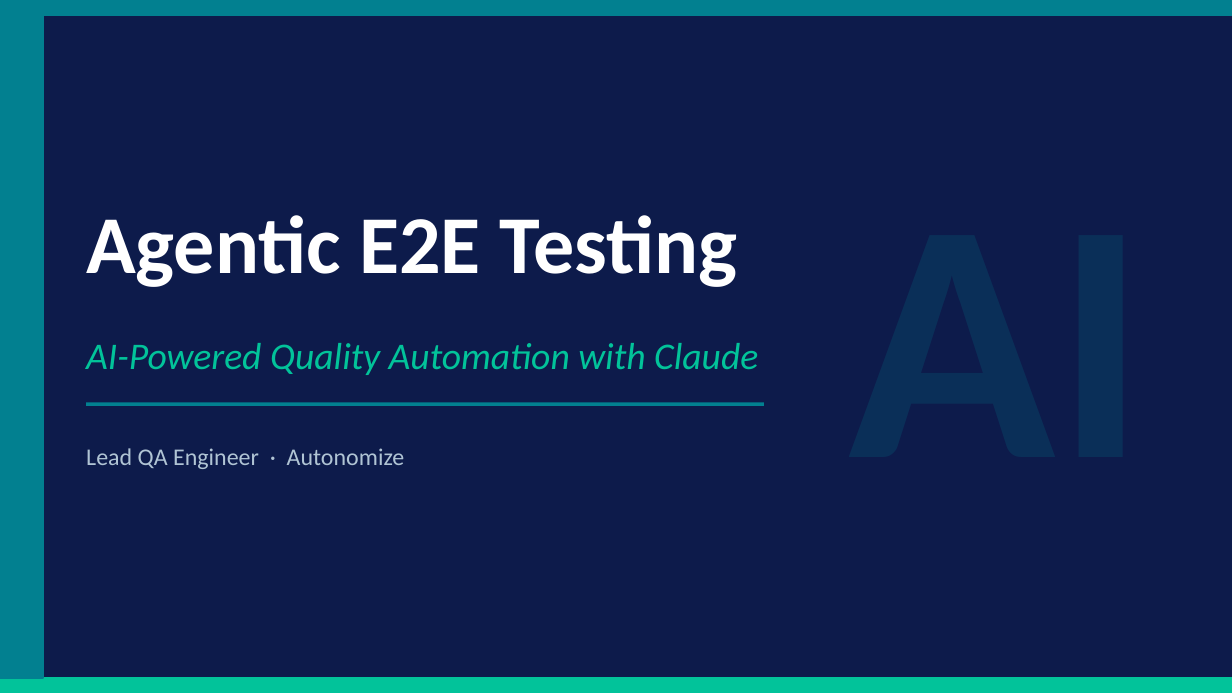
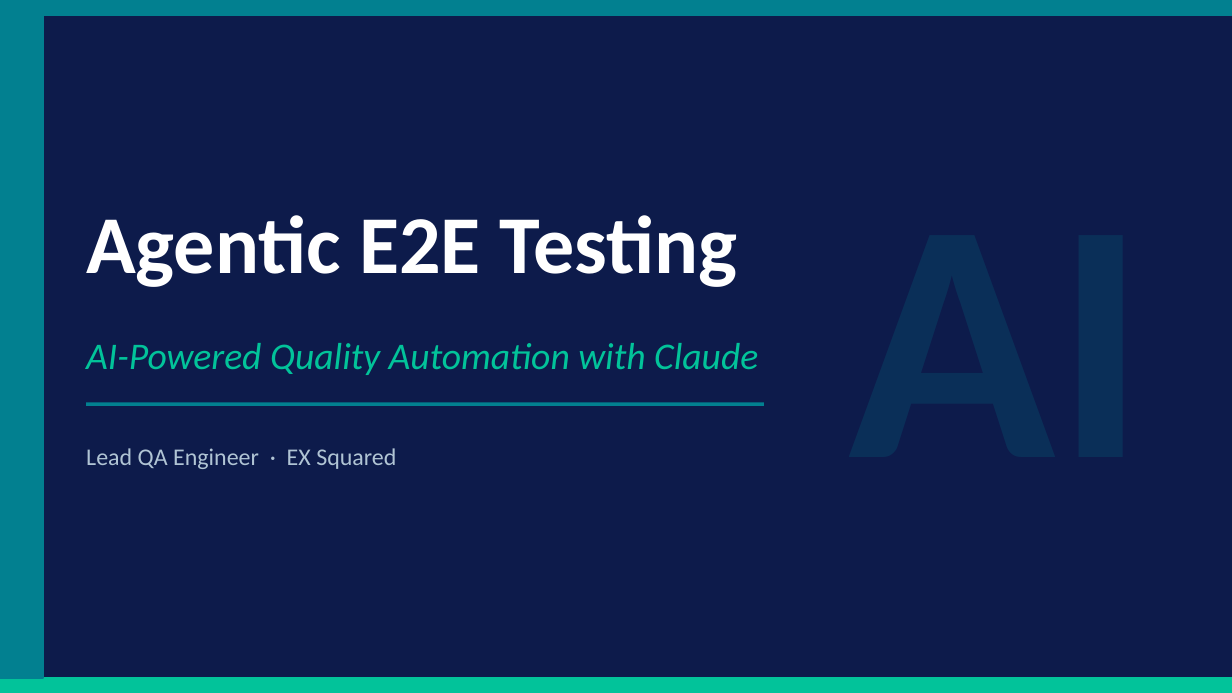
Before and after one commit to rverma007/AutoE2E, a slide deck: slide 1 of docs/Agentic_Testing_Demo_v2.pptx. Drawn at 1232x693 pixels with LibreOffice and Linux fonts; fonts in the diff are those of the drawing. Boxes give left, top, right and bottom in pixels: in the first picture for what was removed or moved away, otherwise in the second. Text is boxed around its words. In the diff, an @@ line names an element or a change of style, - is before the commit and + after.

```diff
--- a/docs/Agentic_Testing_Demo_v2.pptx
+++ b/docs/Agentic_Testing_Demo_v2.pptx
@@ text at bbox=[86, 448, 396, 469]: text changed @@
-Lead QA Engineer · Autonomize
+Lead QA Engineer · EX Squared
```
